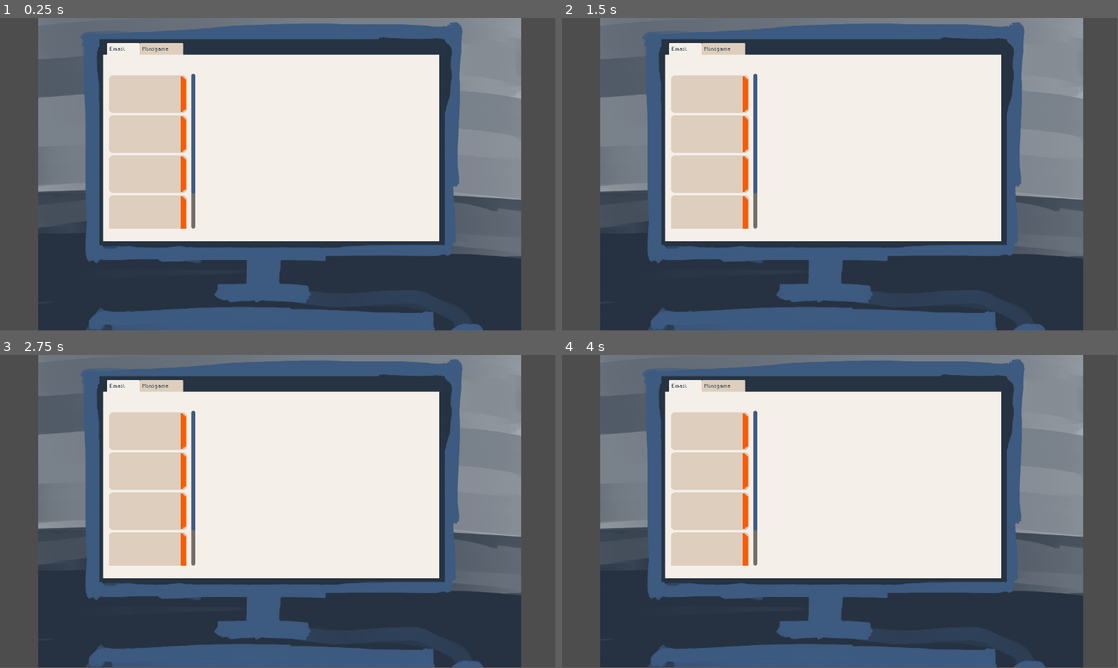
Above: before the commit, frames 1-4 (two rows, left to right).
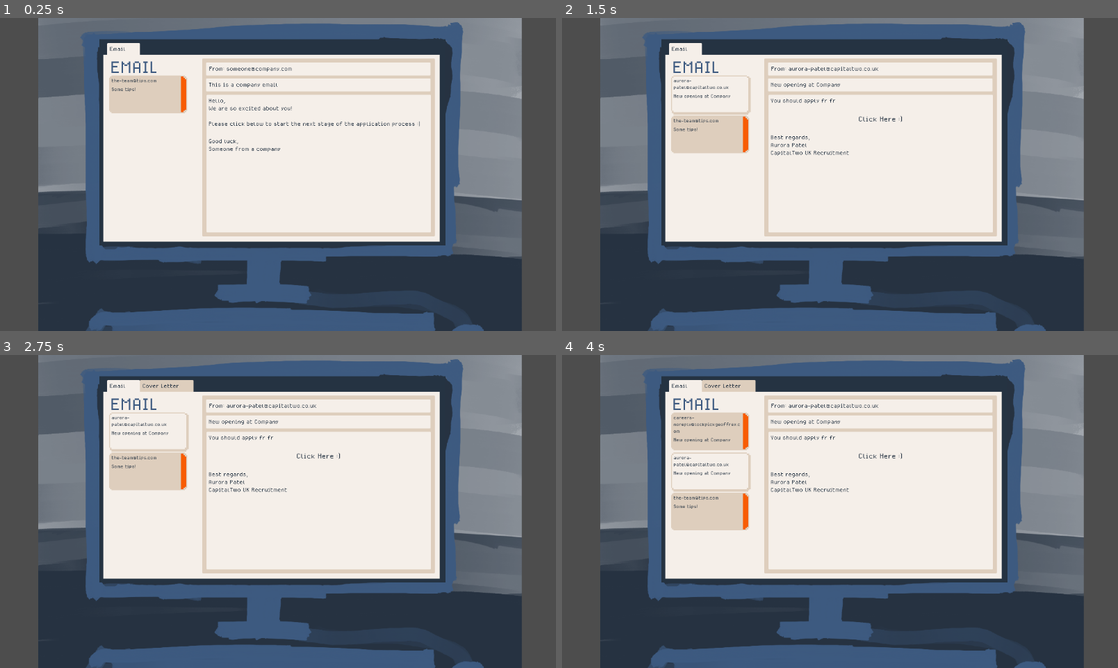
Above: after the commit, the same moments.

Repository: ipeleteiro/Job-Application-Simulator
Game: Godot game, scene res://Scenes/root.tscn
The game is run twice, just before and just after one commit, with the same random seed, the same clock (stepped at 60 frames per second) and the same inputs.
Inputs (mouse positions are in pixels of both pictures, inside the frame that each line leads up to):
- Up to frame 1 (0.25 s): no input
- Up to frame 2 (1.5 s): click (712, 93) at 0.52 s; click (712, 93) at 1.27 s
- Up to frame 3 (2.75 s): click (316, 455) at 2 s, where only the run after the commit has a clickable "Click Here :)"
- Up to frame 4 (4 s): click (712, 430) at 2.77 s; click (712, 470) at 3.52 s
In our replay, the window is 799x449 before the commit and 800x450 after it. These sizes can differ from the game's own. Grey fills any space a smaller window leaves; there, only what the larger window draws over its background counts as a difference.

The runs differ from the first frame. In frame 1, 10% of the frame differs, in the area x 6-94%, y 0-100%; in frame 2, 10%; in frame 3, 10%; in frame 4, 8.5%.

Commit message:
my goodness could this be a working email system

Diff:
--- /dev/null
+++ b/job-application-simulator/Assets/UI/email_button_group.tres
@@ -0,0 +1,3 @@
+[gd_resource type="ButtonGroup" format=3 uid="uid://bdmnmapyxh3o0"]
+
+[resource]
--- /dev/null
+++ b/job-application-simulator/Scenes/button_to_minigame.tscn
@@ -0,0 +1,29 @@
+[gd_scene load_steps=4 format=3 uid="uid://diwokrr2nfbiq"]
+
+[ext_resource type="Theme" uid="uid://8l0wr37avohv" path="res://Assets/UI/theme.tres" id="1_c7dww"]
+[ext_resource type="Script" uid="uid://cyc5ayo2donla" path="res://Scripts/button_to_minigame.gd" id="1_vd0mq"]
+
+[sub_resource type="CanvasTexture" id="CanvasTexture_a832w"]
+
+[node name="Button" type="Button"]
+z_index = 1
+anchors_preset = -1
+anchor_left = -0.038000003
+anchor_top = -0.017
+anchor_right = 0.042000003
+anchor_bottom = 0.015000001
+offset_left = -0.22399902
+offset_top = 0.016000748
+offset_right = -0.3840027
+offset_bottom = 0.27999973
+theme = ExtResource("1_c7dww")
+text = "Click Here :)"
+script = ExtResource("1_vd0mq")
+
+[node name="Sprite2D" type="Sprite2D" parent="."]
+visible = false
+position = Vector2(8.500004, 4.5000005)
+scale = Vector2(94.99999, 33)
+texture = SubResource("CanvasTexture_a832w")
+
+[connection signal="pressed" from="." to="." method="_on_pressed"]
--- a/job-application-simulator/Scenes/email.tscn
+++ b/job-application-simulator/Scenes/email.tscn
@@ -1,8 +1,11 @@
-[gd_scene load_steps=5 format=3 uid="uid://buijaojbxhbi0"]
+[gd_scene load_steps=8 format=3 uid="uid://buijaojbxhbi0"]
 
+[ext_resource type="ButtonGroup" uid="uid://bdmnmapyxh3o0" path="res://Assets/UI/email_button_group.tres" id="1_e3bb5"]
+[ext_resource type="Script" uid="uid://cku3chgyd6q4g" path="res://Scripts/email.gd" id="1_ec30c"]
 [ext_resource type="Texture2D" uid="uid://c6gh7jablrfmy" path="res://Assets/UI/Untitled_Artwork 89.png" id="1_umtb6"]
 [ext_resource type="Texture2D" uid="uid://cqr1ll8wydm6g" path="res://Assets/UI/Untitled_Artwork 91.png" id="2_6xuhd"]
 [ext_resource type="Texture2D" uid="uid://ct0y5w4fomusd" path="res://Assets/UI/Untitled_Artwork 90.png" id="3_ec30c"]
+[ext_resource type="FontFile" uid="uid://dfpj2simmpy1h" path="res://Assets/UI/MedodicaRegular.otf" id="4_6xuhd"]
 
 [sub_resource type="SpriteFrames" id="SpriteFrames_e3bb5"]
 animations = [{
@@ -31,16 +34,48 @@
 "speed": 5.0
 }]
 
-[node name="Email" type="Control"]
+[node name="Email" type="Button"]
 custom_minimum_size = Vector2(170, 83)
-layout_mode = 3
+anchors_preset = -1
 anchor_right = 0.15
 anchor_bottom = 0.136
 offset_right = 0.19999695
 offset_bottom = -0.12800598
+toggle_mode = true
+button_group = ExtResource("1_e3bb5")
+flat = true
+script = ExtResource("1_ec30c")
 
 [node name="AnimatedSprite2D" type="AnimatedSprite2D" parent="."]
 position = Vector2(90, 46)
 scale = Vector2(2.621, 2.621)
 sprite_frames = SubResource("SpriteFrames_e3bb5")
 animation = &"opened"
+
+[node name="VBoxContainer" type="VBoxContainer" parent="."]
+layout_mode = 0
+offset_left = 10.0
+offset_top = 7.0
+offset_right = 64.940865
+offset_bottom = 32.18123
+
+[node name="Sender" type="RichTextLabel" parent="VBoxContainer"]
+custom_minimum_size = Vector2(140, 0)
+layout_mode = 2
+mouse_filter = 1
+theme_override_colors/default_color = Color(0.14509805, 0.2, 0.25882354, 1)
+theme_override_fonts/normal_font = ExtResource("4_6xuhd")
+theme_override_font_sizes/normal_font_size = 13
+text = "Sender"
+fit_content = true
+
+[node name="Title" type="RichTextLabel" parent="VBoxContainer"]
+layout_mode = 2
+mouse_filter = 1
+theme_override_colors/default_color = Color(0.14509805, 0.2, 0.25882354, 1)
+theme_override_fonts/normal_font = ExtResource("4_6xuhd")
+theme_override_font_sizes/normal_font_size = 13
+text = "Email Title"
+fit_content = true
+
+[connection signal="toggled" from="." to="." method="_on_toggled"]
--- /dev/null
+++ b/job-application-simulator/Scenes/minigame.tscn
@@ -0,0 +1,18 @@
+[gd_scene load_steps=2 format=3 uid="uid://f6ct7o7a2y3b"]
+
+[sub_resource type="StyleBoxFlat" id="StyleBoxFlat_rxw1a"]
+bg_color = Color(0.9607843, 0.9372549, 0.9137255, 1)
+
+[node name="Minigame" type="Panel"]
+offset_right = 697.0
+offset_bottom = 387.0
+theme_override_styles/panel = SubResource("StyleBoxFlat_rxw1a")
+metadata/_tab_index = 1
+
+[node name="RichTextLabel" type="RichTextLabel" parent="."]
+layout_mode = 0
+offset_left = 171.0
+offset_top = 130.0
+offset_right = 667.0
+offset_bottom = 239.0
+text = "crazy stuff happening"
--- a/job-application-simulator/Scenes/screen.tscn
+++ b/job-application-simulator/Scenes/screen.tscn
@@ -1,7 +1,10 @@
-[gd_scene load_steps=5 format=3 uid="uid://bdrd1j73yfuso"]
+[gd_scene load_steps=11 format=3 uid="uid://bdrd1j73yfuso"]
 
+[ext_resource type="FontFile" uid="uid://dfpj2simmpy1h" path="res://Assets/UI/MedodicaRegular.otf" id="1_fq6pb"]
+[ext_resource type="Script" uid="uid://dbvh1f64sn4nb" path="res://Scripts/window_logic.gd" id="1_rpafq"]
 [ext_resource type="PackedScene" uid="uid://buijaojbxhbi0" path="res://Scenes/email.tscn" id="2_rxw1a"]
 [ext_resource type="Theme" uid="uid://8l0wr37avohv" path="res://Assets/UI/theme.tres" id="2_v03ju"]
+[ext_resource type="PackedScene" uid="uid://diwokrr2nfbiq" path="res://Scenes/button_to_minigame.tscn" id="5_plcl3"]
 
 [sub_resource type="StyleBoxFlat" id="StyleBoxFlat_82jak"]
 bg_color = Color(0.14509805, 0.2, 0.25882354, 1)
@@ -9,12 +12,29 @@
 [sub_resource type="StyleBoxFlat" id="StyleBoxFlat_rxw1a"]
 bg_color = Color(0.9607843, 0.9372549, 0.9137255, 1)
 
+[sub_resource type="ButtonGroup" id="ButtonGroup_plcl3"]
+
+[sub_resource type="StyleBoxFlat" id="StyleBoxFlat_v03ju"]
+bg_color = Color(0.87058824, 0.80784315, 0.7411765, 1)
+corner_radius_top_left = 2
+corner_radius_top_right = 2
+corner_radius_bottom_right = 2
+corner_radius_bottom_left = 2
+
+[sub_resource type="StyleBoxFlat" id="StyleBoxFlat_rpafq"]
+bg_color = Color(0.9607843, 0.9372549, 0.9137255, 1)
+corner_radius_top_left = 2
+corner_radius_top_right = 2
+corner_radius_bottom_right = 2
+corner_radius_bottom_left = 2
+
 [node name="Screen" type="Panel"]
 offset_left = 206.0
 offset_top = 44.0
 offset_right = 923.0
 offset_bottom = 471.0
 theme_override_styles/panel = SubResource("StyleBoxFlat_82jak")
+script = ExtResource("1_rpafq")
 
 [node name="TabContainer" type="TabContainer" parent="."]
 layout_mode = 0
@@ -43,22 +63,110 @@
 theme_override_constants/separation = 0
 
 [node name="Email" parent="TabContainer/Email/ScrollContainer/Emails" instance=ExtResource("2_rxw1a")]
-layout_mode = 2
-
-[node name="Email2" parent="TabContainer/Email/ScrollContainer/Emails" instance=ExtResource("2_rxw1a")]
-layout_mode = 2
-
-[node name="Email3" parent="TabContainer/Email/ScrollContainer/Emails" instance=ExtResource("2_rxw1a")]
-layout_mode = 2
-
-[node name="Email4" parent="TabContainer/Email/ScrollContainer/Emails" instance=ExtResource("2_rxw1a")]
-layout_mode = 2
-
-[node name="Email5" parent="TabContainer/Email/ScrollContainer/Emails" instance=ExtResource("2_rxw1a")]
-layout_mode = 2
-
-[node name="Minigame" type="Panel" parent="TabContainer"]
 visible = false
 layout_mode = 2
-theme_override_styles/panel = SubResource("StyleBoxFlat_rxw1a")
-metadata/_tab_index = 1
+button_group = SubResource("ButtonGroup_plcl3")
+
+[node name="Panel" type="Panel" parent="TabContainer/Email"]
+layout_mode = 0
+offset_left = 205.0
+offset_top = 8.0
+offset_right = 687.0
+offset_bottom = 376.0
+theme_override_styles/panel = SubResource("StyleBoxFlat_v03ju")
+
+[node name="Sender" type="Panel" parent="TabContainer/Email/Panel"]
+layout_mode = 0
+offset_left = 8.0
+offset_top = 8.0
+offset_right = 473.0
+offset_bottom = 35.0
+theme_override_styles/panel = SubResource("StyleBoxFlat_rpafq")
+
+[node name="Sender" type="RichTextLabel" parent="TabContainer/Email/Panel/Sender"]
+layout_mode = 0
+offset_left = 6.0
+offset_top = 5.0
+offset_right = 453.0
+offset_bottom = 26.0
+theme_override_colors/default_color = Color(0.14509805, 0.2, 0.25882354, 1)
+theme_override_fonts/normal_font = ExtResource("1_fq6pb")
+theme_override_font_sizes/normal_font_size = 16
+text = "From: someone@company.com"
+
+[node name="Title" type="Panel" parent="TabContainer/Email/Panel"]
+layout_mode = 0
+offset_left = 8.0
+offset_top = 41.0
+offset_right = 473.0
+offset_bottom = 68.0
+theme_override_styles/panel = SubResource("StyleBoxFlat_rpafq")
+
+[node name="Title" type="RichTextLabel" parent="TabContainer/Email/Panel/Title"]
+layout_mode = 0
+offset_left = 5.0
+offset_top = 5.0
+offset_right = 452.0
+offset_bottom = 26.0
+theme_override_colors/default_color = Color(0.14509805, 0.2, 0.25882354, 1)
+theme_override_fonts/normal_font = ExtResource("1_fq6pb")
+theme_override_font_sizes/normal_font_size = 16
+text = "This is a company email"
+
+[node name="Body" type="Panel" parent="TabContainer/Email/Panel"]
+layout_mode = 0
+offset_left = 9.0
+offset_top = 75.0
+offset_right = 474.0
+offset_bottom = 360.0
+theme_override_styles/panel = SubResource("StyleBoxFlat_rpafq")
+
+[node name="ScrollContainer" type="ScrollContainer" parent="TabContainer/Email/Panel/Body"]
+layout_mode = 0
+offset_left = 4.0
+offset_top = 4.0
+offset_right = 460.0
+offset_bottom = 282.0
+
+[node name="VBoxContainer" type="VBoxContainer" parent="TabContainer/Email/Panel/Body/ScrollContainer"]
+layout_mode = 2
+theme_override_constants/separation = 20
+
+[node name="Text1" type="RichTextLabel" parent="TabContainer/Email/Panel/Body/ScrollContainer/VBoxContainer"]
+custom_minimum_size = Vector2(456, 0)
+layout_mode = 2
+theme_override_colors/default_color = Color(0.14509805, 0.2, 0.25882354, 1)
+theme_override_fonts/normal_font = ExtResource("1_fq6pb")
+theme_override_font_sizes/normal_font_size = 16
+text = "Hello,
+We are so excited about you!
+
+Please click below to start the next stage of the application process :)"
+fit_content = true
+
+[node name="Button" parent="TabContainer/Email/Panel/Body/ScrollContainer/VBoxContainer" instance=ExtResource("5_plcl3")]
+visible = false
+layout_mode = 2
+size_flags_horizontal = 4
+size_flags_vertical = 4
+
+[node name="Text2" type="RichTextLabel" parent="TabContainer/Email/Panel/Body/ScrollContainer/VBoxContainer"]
+custom_minimum_size = Vector2(456, 0)
+layout_mode = 2
+theme_override_colors/default_color = Color(0.14509805, 0.2, 0.25882354, 1)
+theme_override_fonts/normal_font = ExtResource("1_fq6pb")
+theme_override_font_sizes/normal_font_size = 16
+text = "Good luck,
+Someone from a company"
+fit_content = true
+
+[node name="RichTextLabel" type="RichTextLabel" parent="TabContainer/Email"]
+layout_mode = 0
+offset_left = 14.0
+offset_top = 2.0
+offset_right = 155.0
+offset_bottom = 54.0
+theme_override_colors/default_color = Color(0.23921569, 0.3529412, 0.5019608, 1)
+theme_override_fonts/normal_font = ExtResource("1_fq6pb")
+theme_override_font_sizes/normal_font_size = 48
+text = "EMAIL"
--- /dev/null
+++ b/job-application-simulator/Scripts/button_to_minigame.gd
@@ -0,0 +1,9 @@
+extends Button
+
+signal make_new_tab(link_to_minigame_scene)
+var image: Texture2D
+var link_to_minigame_scene: String
+
+
+func _on_pressed() -> void:
+	make_new_tab.emit(link_to_minigame_scene)
--- /dev/null
+++ b/job-application-simulator/Scripts/email.gd
@@ -0,0 +1,30 @@
+extends Control
+
+signal email_opened(company, emailID)
+
+var company: String = "Helpful Advice"
+var emailID: String = "0"
+var status: String
+var has_been_opened: bool
+@onready var email_sprite: AnimatedSprite2D = $AnimatedSprite2D
+
+
+func _on_toggled(toggled_on: bool) -> void:
+	if toggled_on == true:
+		email_sprite.play("selected")
+		has_been_opened = true
+		emit_signal("email_opened", company, emailID)
+	else:
+		if not has_been_opened:
+			email_sprite.play("unopened")
+		else:
+			email_sprite.play("opened")
+
+func set_sender(s):
+	var sender = self.get_children()[1].get_children()[0]
+	sender.text = s
+
+
+func set_title(t):
+	var title = self.get_children()[1].get_children()[1]
+	title.text = t
--- /dev/null
+++ b/job-application-simulator/Scripts/global.gd
@@ -0,0 +1,3 @@
+extends Node
+
+var player_name: String = "Alex"
--- a/job-application-simulator/Scripts/root.gd
+++ b/job-application-simulator/Scripts/root.gd
@@ -1,11 +1 @@
 extends Node2D
-
-
-# Called when the node enters the scene tree for the first time.
-func _ready() -> void:
-	pass # Replace with function body.
-
-
-# Called every frame. 'delta' is the elapsed time since the previous frame.
-func _process(delta: float) -> void:
-	pass
--- /dev/null
+++ b/job-application-simulator/Scripts/window_logic.gd
@@ -0,0 +1,162 @@
+extends Panel
+
+@onready var email: Button = $TabContainer/Email/ScrollContainer/Emails/Email
+@onready var email_container: VBoxContainer = $TabContainer/Email/ScrollContainer/Emails
+@onready var tab_container: TabContainer = $TabContainer
+
+# Email Content
+@onready var sender: RichTextLabel = $TabContainer/Email/Panel/Sender/Sender
+@onready var title: RichTextLabel = $TabContainer/Email/Panel/Title/Title
+@onready var text_1: RichTextLabel = $TabContainer/Email/Panel/Body/ScrollContainer/VBoxContainer/Text1
+@onready var text_2: RichTextLabel = $TabContainer/Email/Panel/Body/ScrollContainer/VBoxContainer/Text2
+@onready var link_to_minigame: Button = $TabContainer/Email/Panel/Body/ScrollContainer/VBoxContainer/Button
+
+
+
+func _ready() -> void:
+	link_to_minigame.connect("make_new_tab", create_tab)
+	email.button_pressed = true
+
+func _process(delta: float) -> void:
+	for c in emails.keys():
+		var company = emails[c]
+		company["timer"] += delta
+		var email_id = company["current_email"]
+		var email_info = company["emails"][email_id]
+		if email_info["time_offset"] < company["timer"] and email_info["added"] == false:
+			email_info["added"] = true
+			create_email(email_info, c, email_id, company["sender"])
+
+
+func create_email(email_info, company, id, email_sender):
+	# add to email group preload("uid://bdmnmapyxh3o0")
+	var email_scene = load("uid://buijaojbxhbi0")
+	var new_email: Button = email_scene.instantiate()
+	new_email.name = "Email" + id
+	new_email.company = company
+	new_email.status = "unopened"
+	new_email.set_sender(email_sender)
+	new_email.set_title(email_info["title"])
+
+	new_email.button_group = email.button_group
+	email_container.add_child(new_email)
+	email_container.move_child(new_email, 0)
+	new_email.connect("email_opened", load_email)
+
+func load_email(company, emailID):
+	var cur_email = emails[company]["emails"][emailID]
+	sender.text = "From: " + emails[company]["sender"]
+	title.text = cur_email["title"]
+	text_1.text = cur_email["text"]
+	text_2.text = emails[company]["signature"]
+	if cur_email["link"] != "":
+		link_to_minigame.visible = true
+		#button.image =
+		link_to_minigame.link_to_minigame_scene = cur_email["link"]
+	else:
+		link_to_minigame.visible = false
+
+
+func create_tab(link_to_minigame_scene):
+	for tab in tab_container.get_children():
+		if minigames[link_to_minigame_scene] in tab.name:
+			print("no duplicates")
+			return
+	var tab_scene = load(link_to_minigame_scene)
+	var new_tab = tab_scene.instantiate()
+	new_tab.name = minigames[link_to_minigame_scene]
+	tab_container.add_child(new_tab)
+
+var minigames = {"res://Scenes/minigame.tscn":"Cover Letter"}
+
+
+
+var emails = {
+	"CapitalTwo":
+	{
+	"sender":"aurora-patel@capitaltwo.co.uk",
+	"opener":"Hello " + Global.player_name + ",",
+	"signature": "Best regards,\nAurora Patel\nCapitalTwo UK Recruitment",
+	"current_email":"0",
+	"timer": 0,
+	"emails":{"reject": { "time_offset": 0,
+						"added": false,
+						"title":"Update on your Application",
+						"text":"Unfortunatelly, we will not be moving forward with your application at this moment.",
+						"link":"",
+						"next_email_id":""},
+				"offer": { "time_offset": 0,
+						"added": false,
+						"title":"Congratulations!",
+						"text":"You got the job!",
+						"link":"link to scene",
+						"next_email_id":""},
+				"0":{"time_offset": 1,
+					"added": false,
+					"title":"New opening at Company",
+					"text":"You should apply fr fr",
+					"link":"res://Scenes/minigame.tscn",
+					"next_email_id":"1"},
+				"1":{"time_offset": 0,
+					"added": false,
+					"title":"New opening at Company",
+					"text":"You should apply fr fr",
+					"link":"link to scene",
+					"next_email_id":"1"}
+			}
+	},
+	"Lockpick Geoffrey":
+	{
+	"sender":"careers-noreply@lockpickgeoffrey.com",
+	"opener":"Dear " + Global.player_name + ",",
+	"signature": "Thank you,\nLockpick Geoffrey Recruitment Team",
+	"current_email":"0",
+	"timer": 0,
+	"emails":{"reject": { "time_offset": 0,
+						"added": false,
+						"title":"Update on your Application",
+						"text":"Unfortunatelly, we will not be moving forward with your application at this moment.",
+						"link":"",
+						"next_email_id":""},
+				"offer": { "time_offset": 0,
+						"added": false,
+						"title":"Congratulations!",
+						"text":"You got the job!",
+						"link":"link to scene",
+						"next_email_id":""},
+				"0":{"time_offset": 3,
+					"added": false,
+					"title":"New opening at Company",
+					"text":"You should apply fr fr",
+					"link":"link to scene",
+					"next_email_id":"1"},
+				"1":{"time_offset": 0,
+					"added": false,
+					"title":"New opening at Company",
+					"text":"You should apply fr fr",
+					"link":"link to scene",
+					"next_email_id":"1"}
+			}
+	},
+	"Helpful Advice":
+	{
+	"sender":"the-team@tips.com",
+	"opener":"Hello " + Global.player_name + "!",
+	"signature": "Good luck!\nJob Application Simulation Team",
+	"current_email":"0",
+	"timer": 0,
+	"emails":{"0":{"time_offset": 0,
+					"added": false,
+					"title":"Some tips!",
+					"text":"wowe",
+					"link":"",
+					"next_email_id":"1"},
+				"1":{"time_offset": 0,
+					"added": false,
+					"title":"New opening at Company",
+					"text":"You should apply fr fr",
+					"link":"link to scene",
+					"next_email_id":"1"}
+			}
+	}
+}
--- a/job-application-simulator/project.godot
+++ b/job-application-simulator/project.godot
@@ -15,6 +15,16 @@
 config/features=PackedStringArray("4.5", "Forward Plus")
 config/icon="res://Assets/icon.svg"
 
+[autoload]
+
+Global="*res://Scripts/global.gd"
+
+[display]
+
+window/size/mode=2
+window/stretch/mode="viewport"
+window/stretch/aspect="expand"
+
 [rendering]
 
 textures/canvas_textures/default_texture_filter=0
Not shown, added: job-application-simulator/Scripts/button_to_minigame.gd.uid
Not shown, added: job-application-simulator/Scripts/email.gd.uid
Not shown, added: job-application-simulator/Scripts/global.gd.uid
Not shown, added: job-application-simulator/Scripts/window_logic.gd.uid
